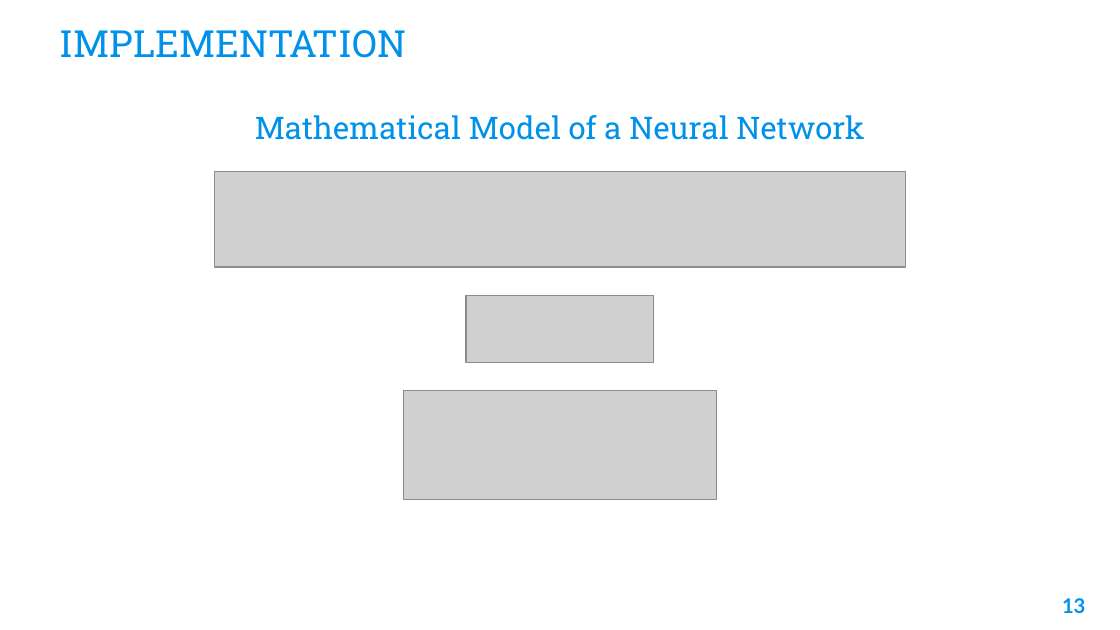
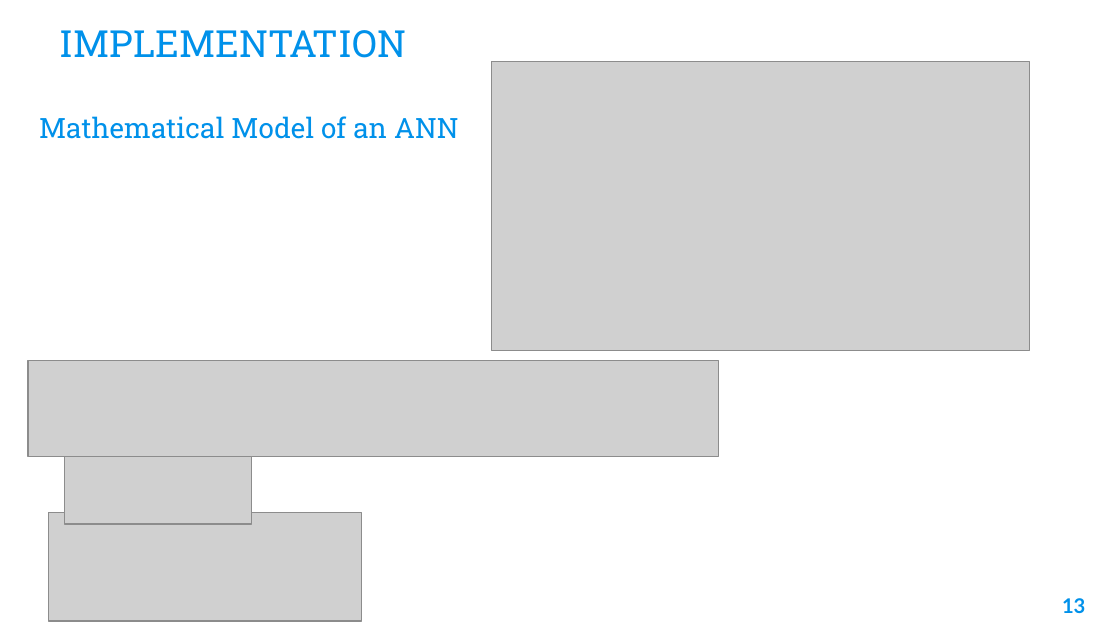
Before and after one commit to theajstars/projex, a slide deck: slide 13 of Ajiboye Oluwaferanmi Post Data.pptx. Drawn at 1120x630 pixels with LibreOffice and Linux fonts; fonts in the diff are those of the drawing; grey boxes stand for pictures; background and template pictures are left out. Boxes give left, top, right and bottom in pixels: in the first picture for what was removed or moved away, otherwise in the second. Text is boxed around its words. In the diff, an @@ line names an element or a change of style, - is before the commit and + after.

```diff
--- a/Ajiboye Oluwaferanmi Post Data.pptx
+++ b/Ajiboye Oluwaferanmi Post Data.pptx
@@ picture added at (x1=492, y1=62, x2=1029, y2=351) @@
@@ text at (x1=39, y1=116, x2=458, y2=139): text changed; size 20 to 18 pt @@
-Mathematical Model of a Neural Network
+Mathematical Model of an ANN
@@ picture moved from (x1=215, y1=171, x2=906, y2=267) to (x1=28, y1=361, x2=719, y2=456) @@
@@ picture moved from (x1=466, y1=296, x2=654, y2=363) to (x1=64, y1=456, x2=252, y2=523) @@
@@ picture moved from (x1=403, y1=391, x2=716, y2=500) to (x1=48, y1=513, x2=361, y2=622) @@
```
Also in this commit, not shown: 6 other slides changed, 1 slide added, 1 other file.
